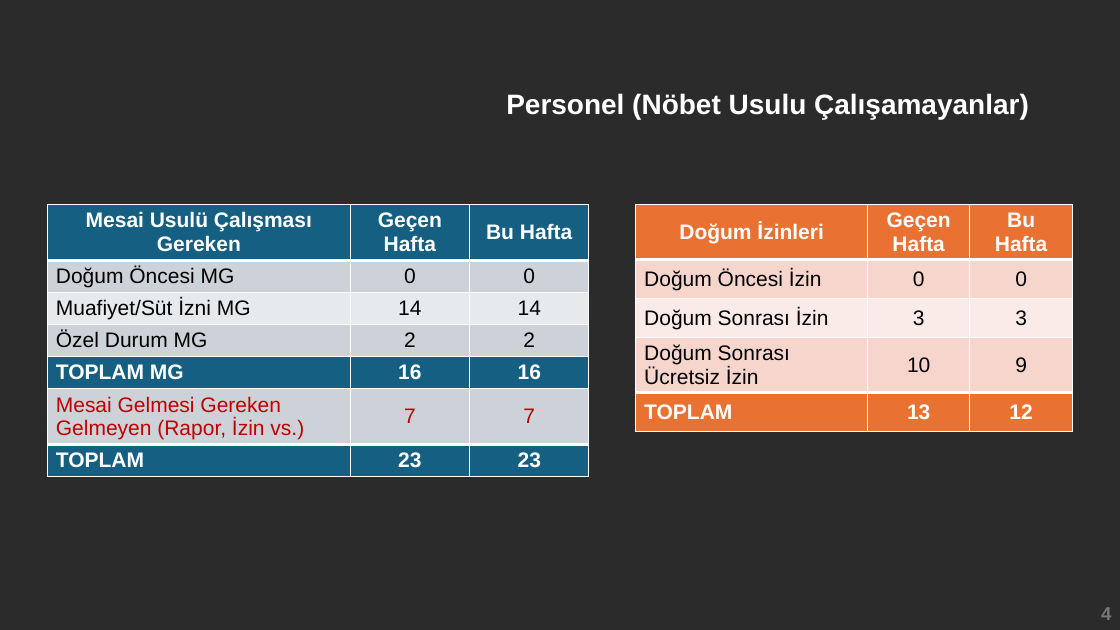
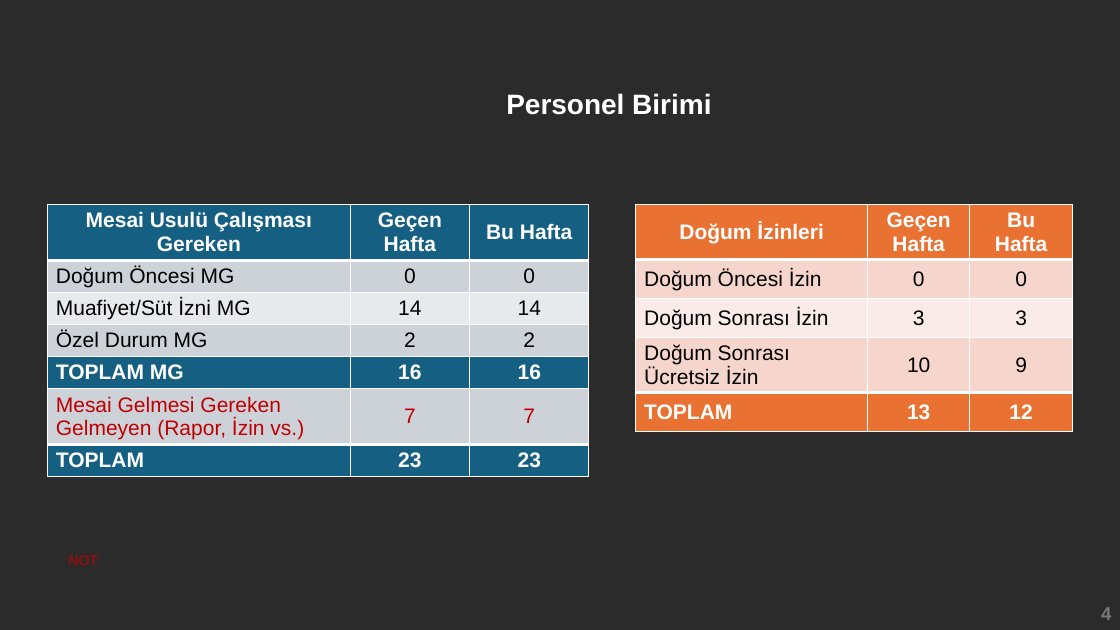
Before and after one commit to Canakkale112AcilSaglik/iasb, a slide deck: slide 4 of bulten-template.pptx. Drawn at 1120x630 pixels with LibreOffice and Linux fonts; fonts in the diff are those of the drawing; background and template pictures are left out; a plain dark background stands for a picture behind light text. Boxes give left, top, right and bottom in pixels: in the first picture for what was removed or moved away, otherwise in the second. Text is boxed around its words. In the diff, an @@ line names an element or a change of style, - is before the commit and + after.

```diff
--- a/bulten-template.pptx
+++ b/bulten-template.pptx
@@ text at [506,93,711,115]: text changed @@
-Personel (Nöbet Usulu Çalışamayanlar)
+Personel Birimi
@@ text added at [68,555,100,565], 12 pt, text #C00000 @@
+NOT:
```
Also in this commit, not shown: 8 other slides changed, 1 slide added, 6 other files.
